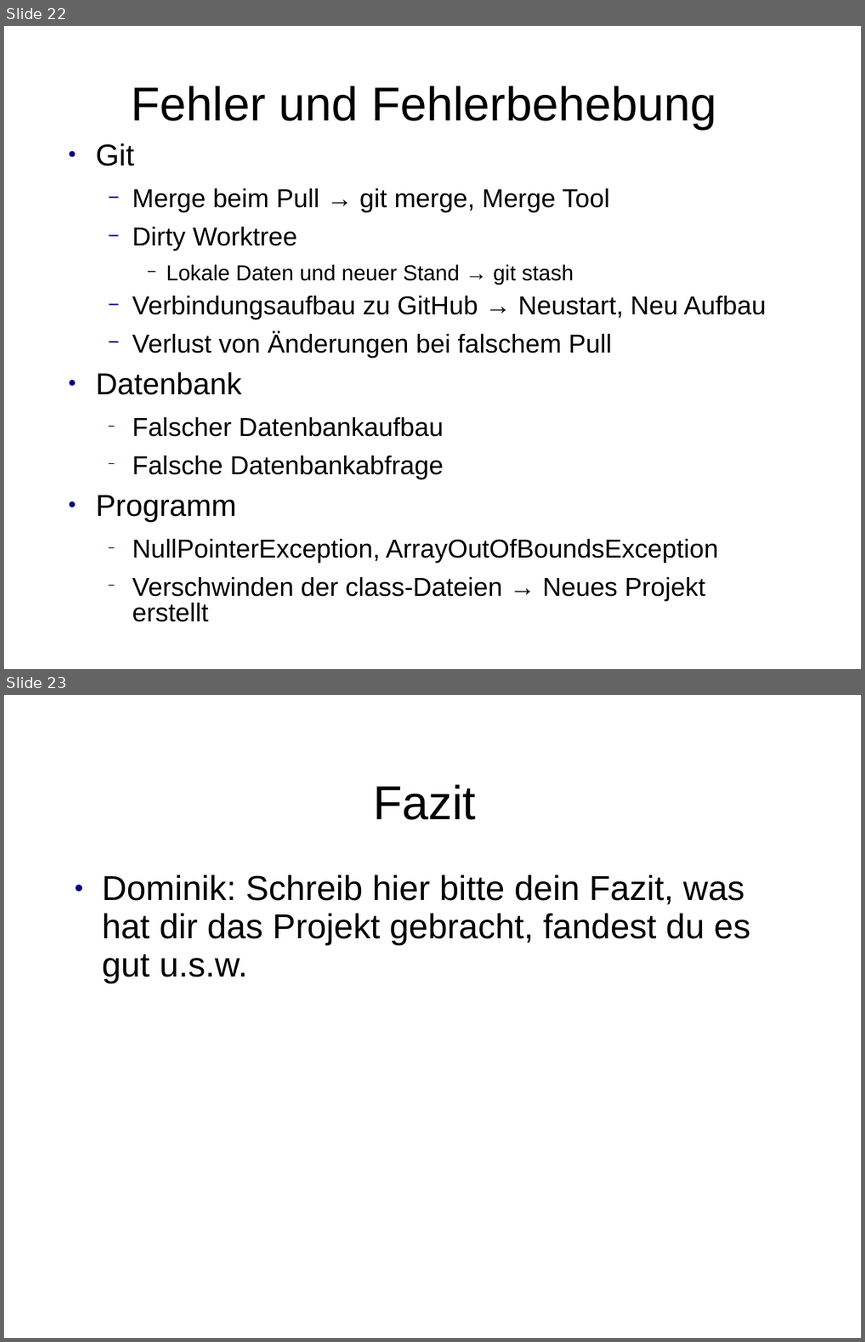
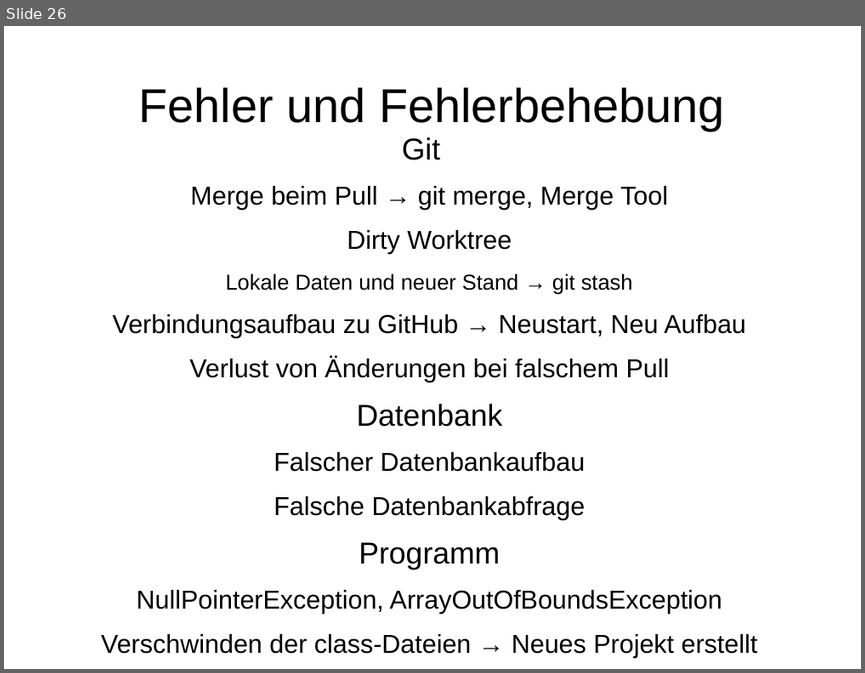
Before and after one commit to ShaniaAllhusen/Mittelstufenprojekt, a slide deck: Projekt-Präsentation.ppt. Shown one above the other, each under a label of ours: slides 22 and 23 before the commit, slide 26 after it. The pictures are 865x1342 and 865x673 pixels, drawn with LibreOffice and Linux fonts; fonts in the diff are those of the drawing. Boxes give left, top, right and bottom in pixels: in the first picture for what was removed or moved away, otherwise in the second. Text is boxed around its words. In the diff, an @@ line names an element or a change of style, - is before the commit and + after.

Commit message:
Zusammenfügen beider Präsentationen, alles formatiert, zusammenfassen der Folien, bitte Schrifttyp Arial weiter verwenden. Unfertiger Zustand!

```diff
--- a/Projekt-Präsentation.ppt
+++ b/Projekt-Präsentation.ppt
@@ slide 23 removed at bbox=[4, 695, 861, 1338], background #FFFFFF @@
@@ title removed at bbox=[373, 784, 476, 820] @@
-Fazit
@@ text removed at bbox=[102, 874, 750, 983] @@
-● Dominik: Schreib hier bitte dein Fazit, was hat dir das Projekt gebracht, fandest du es gut u.s.w.
@@ what was slide 22 is now slide 26 @@
@@ slide 26 changed as well @@
@@ title "Fehler und Fehlerbehebung": place and size @@
-title "Fehler und Fehlerbehebung" at bbox=[132, 86, 717, 129]
+title "Fehler und Fehlerbehebung" at bbox=[139, 87, 725, 131]
@@ subtitle "Git": place and size @@
-subtitle "Git" at bbox=[96, 143, 766, 622]
+subtitle "Git" at bbox=[101, 137, 758, 658]
@@ subtitle "Git" at bbox=[101, 137, 758, 658]: alignment left to centre; bullet ● to none; line spacing 0.83 to 0.93; bullet − to none; list level 2 to 1 in "Merge beim Pull → git ..."; list level 2 to 1 in "Dirty Worktree"; list level 3 to 1 in "Lokale Daten und neuer Stand ..."; list level 2 to 1 in "Verbindungsaufbau zu GitHub → Neustart, ..."; list level 2 to 1 in "Verlust von Änderungen bei falschem ..."; list level 2 to 1 in "Falscher Datenbankaufbau"; list level 2 to 1 in "Falsche Datenbankabfrage"; list level 2 to 1 in "NullPointerException, ArrayOutOfBoundsException"; list level 2 to 1 in "Verschwinden der class-Dateien → Neues ..."; vertical alignment top to middle @@
```
Also in this commit, not shown: 5 other slides changed, 13 slides added, 11 other slides removed.
